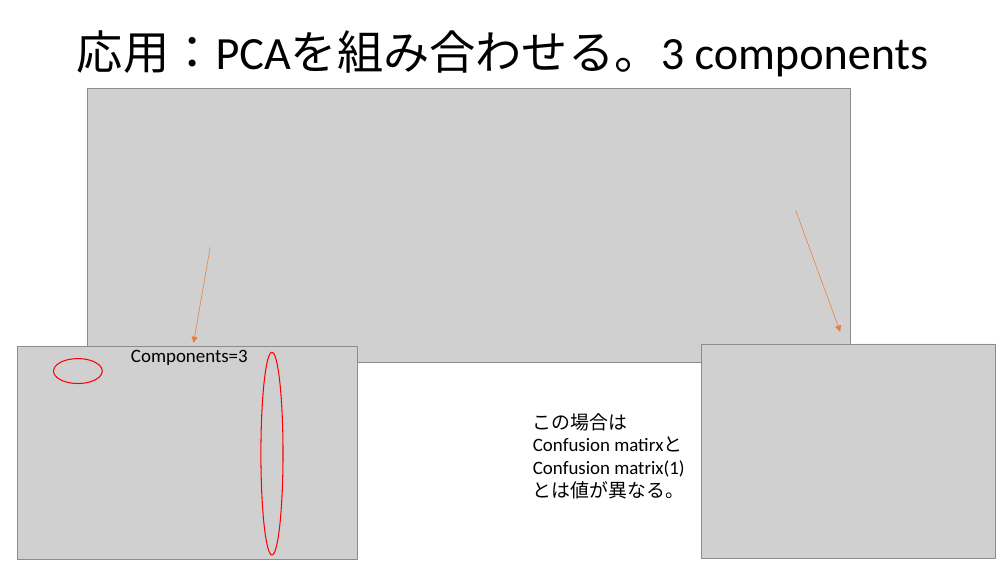
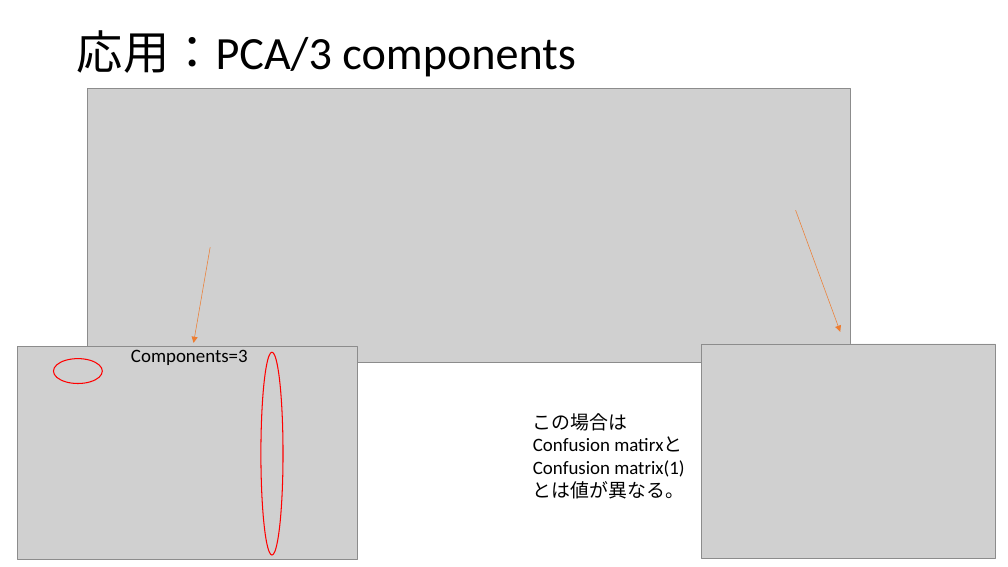
Before and after one commit to nim-hrkn/orange_examples, a slide deck: slide 28 of Orange_explanation.pptx (slide 22 before the commit). Drawn at 1008x567 pixels with LibreOffice and Linux fonts; fonts in the diff are those of the drawing; grey boxes stand for pictures. Boxes give left, top, right and bottom in pixels: in the first picture for what was removed or moved away, otherwise in the second. Text is boxed around its words. In the diff, an @@ line names an element or a change of style, - is before the commit and + after.

Commit message:
training/test set ows and pptx updated

```diff
--- a/Orange_explanation.pptx
+++ b/Orange_explanation.pptx
@@ title at box(77, 30, 576, 77): text changed @@
-応用：PCAを組み合わせる。3 components
+応用：PCA/3 components
```
Also in this commit, not shown: 2 other slides changed, 7 slides added, 5 other files.
